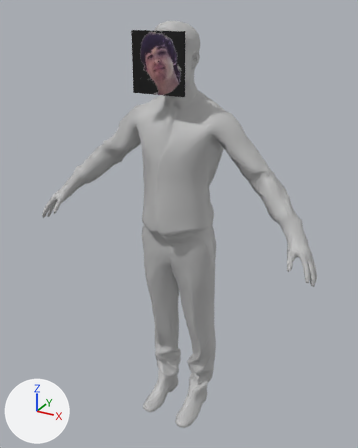
What one commit did to the Blender file models/enemy/rp_eric_rigged_001.blend.
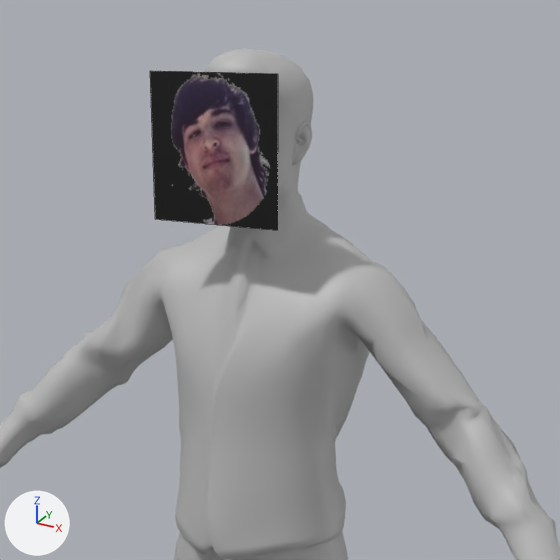
There are two pictures of each version: one whole from a camera (50 mm lens) standing at (1.072, -1.958, 2.079) and looking at (-0.011, 0.011, 1.095), one close up on the part from 19% to 85% of the width and 0% to 53% of the height. Lighting does not change. The marker at lower left points along +X, +Y and +Z. The close-ups show mesh edges as thin lines.

Names of what the first close-up shows: 'Plane', 'rp_eric_rigged_001_geo'.
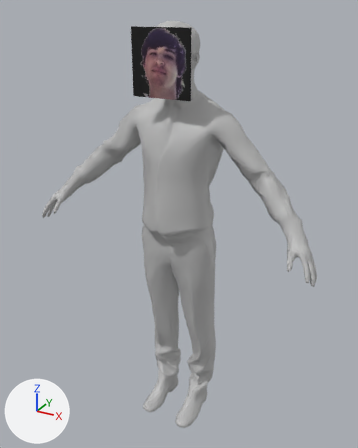
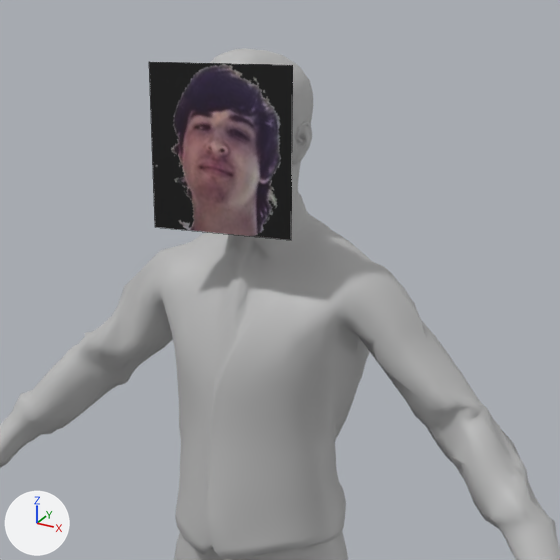
What differs and where, as boxes [x1, y1, x2, y2] in the close-ups (560 x 560 px):
'Plane', surface changed, moved, rescaled (12% wider, 12% taller)
    before: [150, 71, 278, 230]
    after: [149, 62, 293, 240]

What the commit changed:
me_plane has 4 vertices, 1 face and spans x -1.0..1.0, y -1.0..1.0, z 0.0.
me_plane is used by ob_plane; location (-0.028, -0.135, 1.864); rotation (1.571, 0.0, 0.0), in degrees (90, 0, 0); scale (0.126, 0.126, 0.126).
me_plane part 1: texture (UV) coordinates of 1 of 1 face, centred in x 0.0, y 0.0, z 0.0, changed; they spanned u 0.0..1.0, v 0.0..0.91 and now span u -0.09..1.09, v -0.09..1.05.
Object 'Plane' (ob_plane) moves from (-0.028, -0.135, 1.864) to (-0.015, -0.135, 1.864).
Object 'Plane' (ob_plane) is rescaled from (0.126, 0.126, 0.126) to (0.14, 0.14, 0.14).
